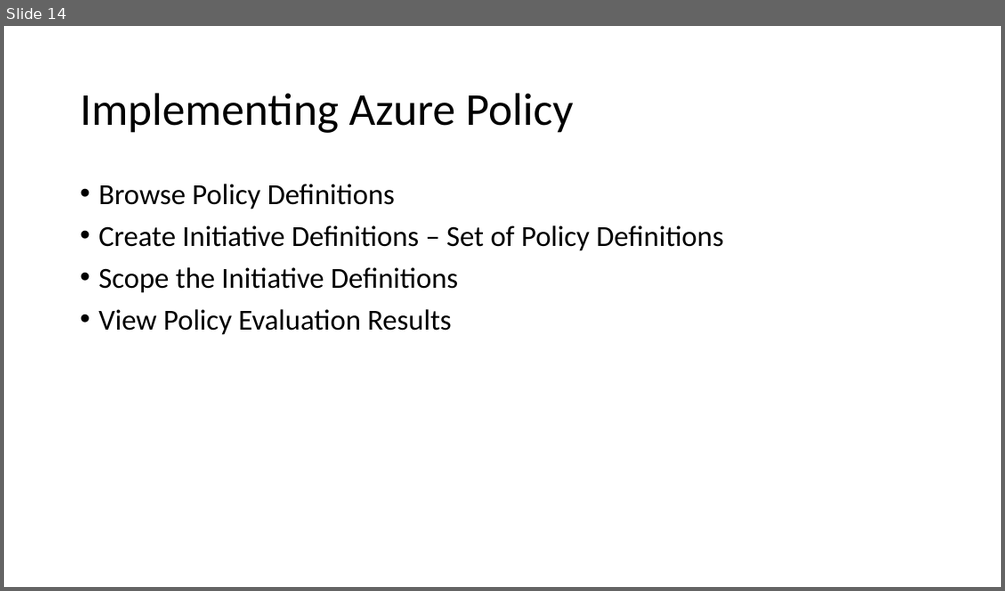
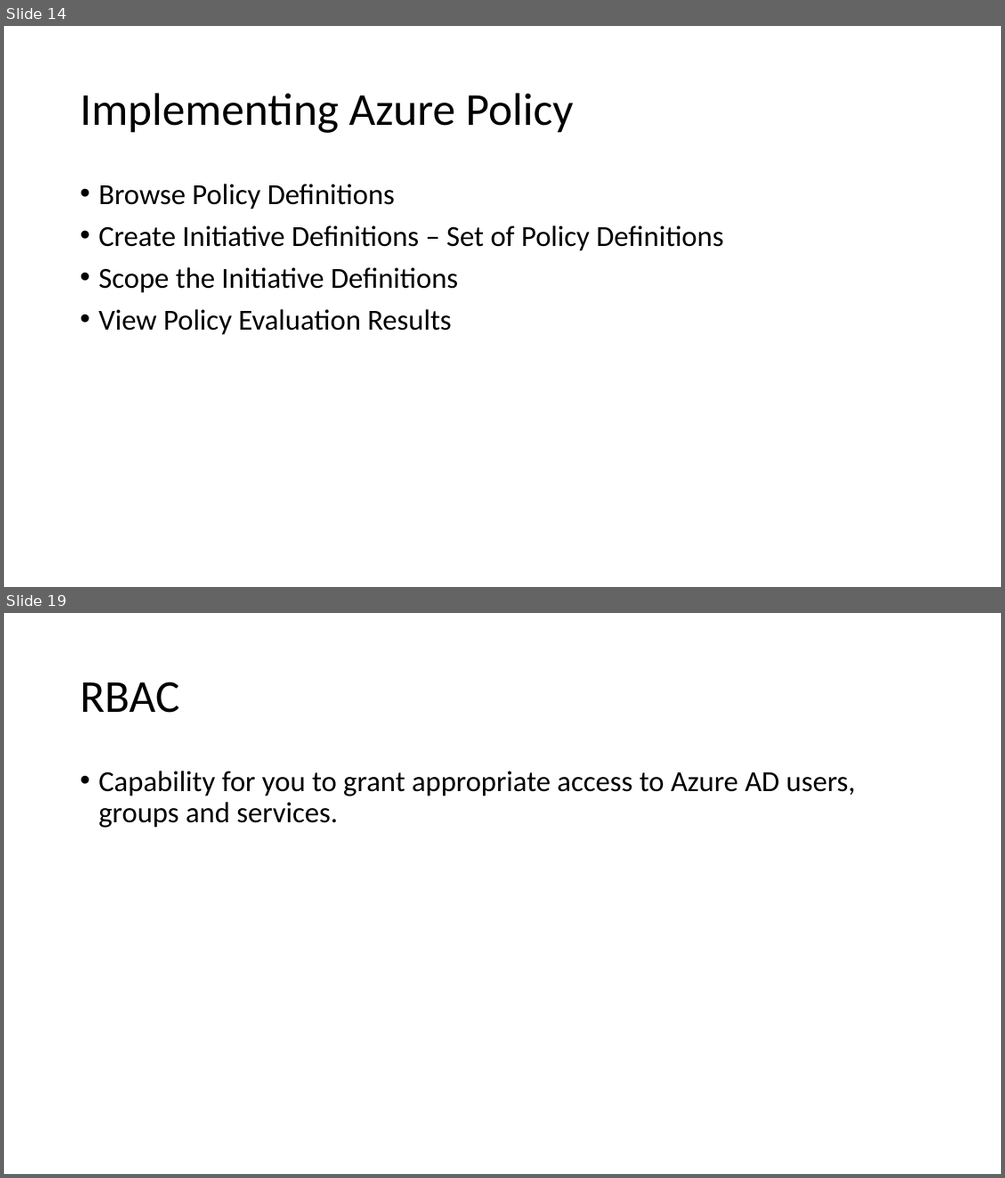
Before and after one commit to adnane-habib/11Feb-AZ104, a slide deck: Governance and Compliance.pptx. Shown one above the other, each under a label of ours: slide 14 before the commit, slides 14 and 19 after it; the slides between them are not shown. The pictures are 1005x591 and 1005x1178 pixels, drawn with LibreOffice and Linux fonts; fonts in the diff are those of the drawing. Boxes give left, top, right and bottom in pixels: in the first picture for what was removed or moved away, otherwise in the second. Text is boxed around its words. In the diff, an @@ line names an element or a change of style, - is before the commit and + after.

```diff
--- a/Governance and Compliance.pptx
+++ b/Governance and Compliance.pptx
@@ slide 19 added at box(4, 613, 1001, 1174), background #FFFFFF @@
@@ title added at box(80, 682, 179, 713), 44 pt, text #000000 @@
+RBAC
@@ text added at box(98, 771, 856, 827), 28 pt, text #000000 @@
+• Capability for you to grant appropriate access to Azure AD users, groups and services.
```
Also in this commit, not shown: 7 other slides added.
